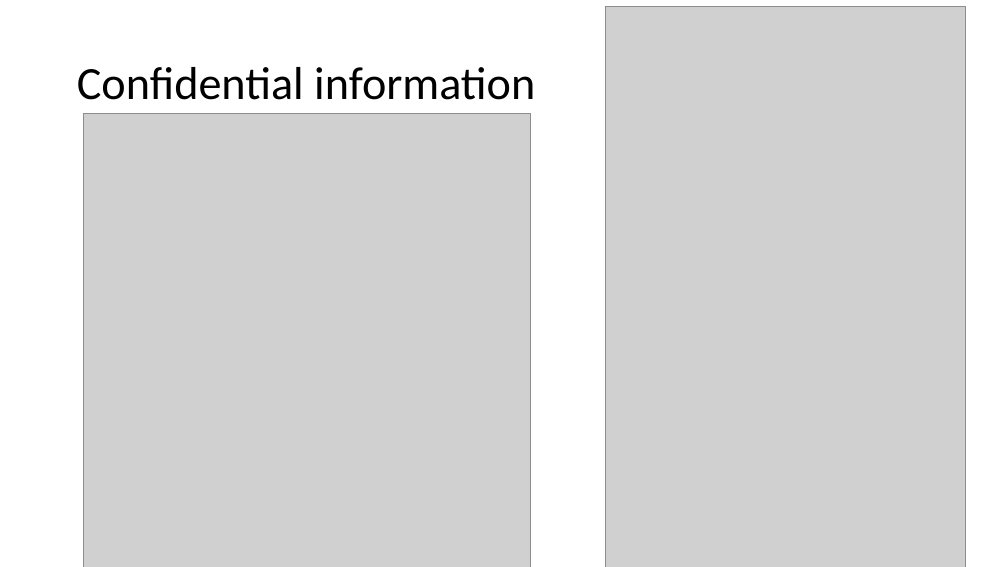
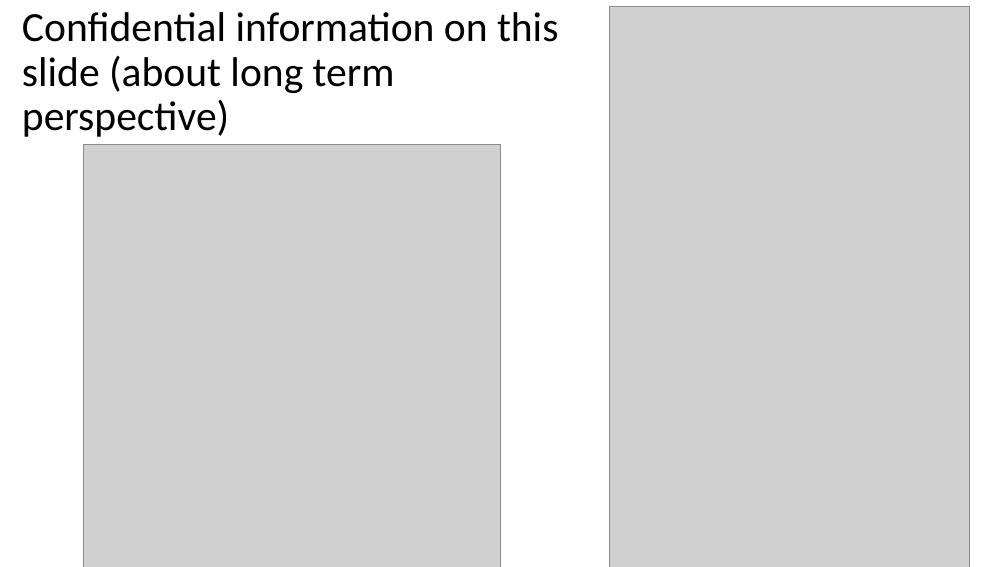
Before and after one commit to zolirulez/refrigDTU, a slide deck: slide 6 of Dynamical simulation of a 2-step refrigeration circle.pptx (slide 5 before the commit). Drawn at 1008x567 pixels with LibreOffice and Linux fonts; fonts in the diff are those of the drawing; grey boxes stand for pictures. Boxes give left, top, right and bottom in pixels: in the first picture for what was removed or moved away, otherwise in the second. Text is boxed around its words. In the diff, an @@ line names an element or a change of style, - is before the commit and + after.

```diff
--- a/Dynamical simulation of a 2-step refrigeration circle.pptx
+++ b/Dynamical simulation of a 2-step refrigeration circle.pptx
@@ title at (x1=22, y1=12, x2=558, y2=137): text changed; size 44 to 39.6 pt @@
-Confidential information
+Confidential information on this
+slide (about long term perspective)
@@ picture moved from (x1=605, y1=7, x2=965, y2=567) to (x1=609, y1=7, x2=969, y2=567) @@
@@ picture resized from (x1=83, y1=113, x2=531, y2=567) to (x1=83, y1=144, x2=501, y2=567) @@
```
Also in this commit, not shown: 12 other slides changed, 2 slides added.
